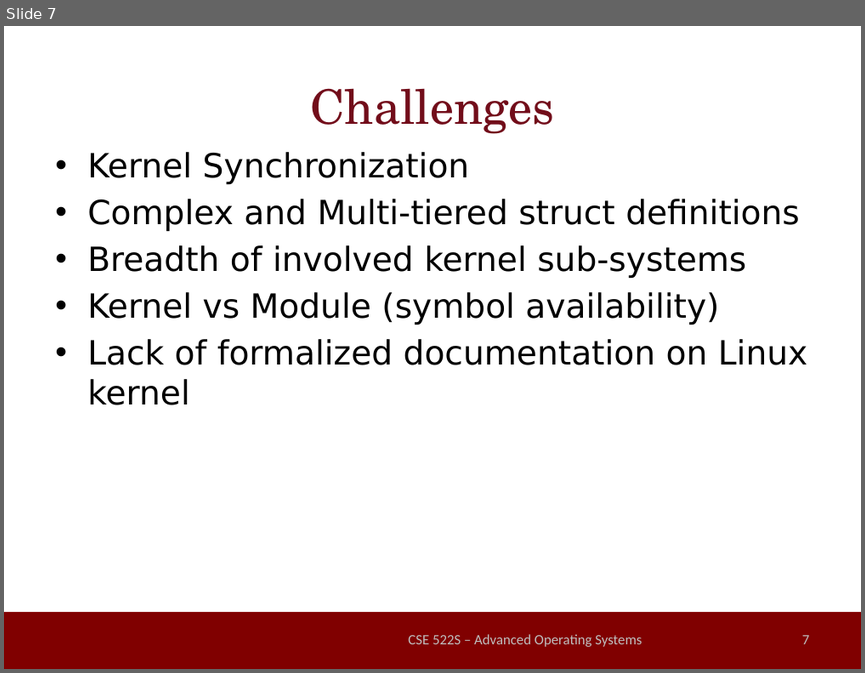
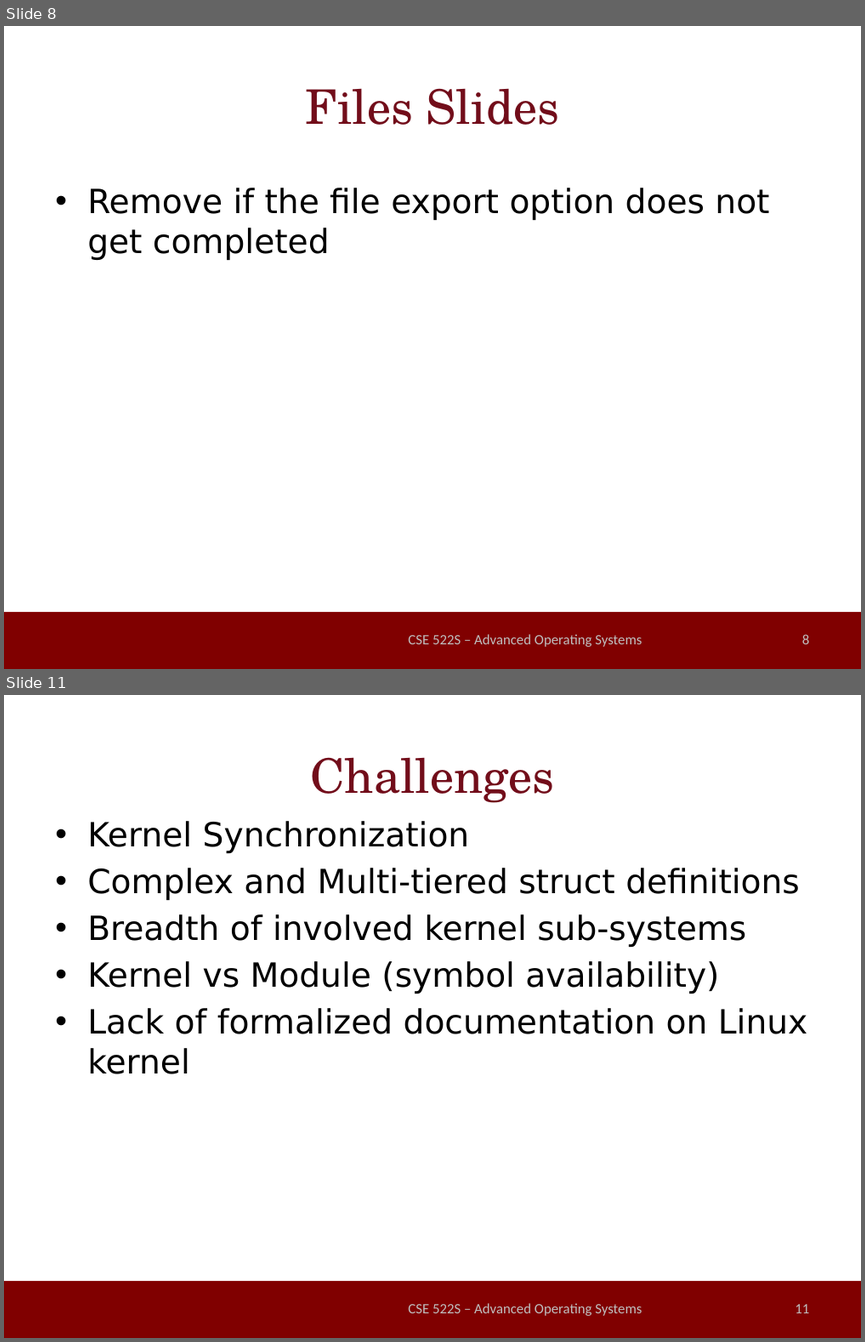
Before and after one commit to millerrt3/LinuxSuspendable, a slide deck: final_presentation.pptx. Shown one above the other, each under a label of ours: slide 7 before the commit, slides 8 and 11 after it; the slides between them are not shown. The pictures are 865x673 and 865x1342 pixels, drawn with LibreOffice and Linux fonts; fonts in the diff are those of the drawing; background and template pictures are left out. Boxes give left, top, right and bottom in pixels: in the first picture for what was removed or moved away, otherwise in the second. Text is boxed around its words. In the diff, an @@ line names an element or a change of style, - is before the commit and + after.

```diff
--- a/final_presentation.pptx
+++ b/final_presentation.pptx
@@ slide 8 added at [4,26,861,669], background #FFFFFF; not listed: 1 template element that a slide beside it also shows @@
@@ title added at [306,88,560,125], 40 pt, text #720D1A @@
+Files Slides
@@ text added at [87,188,769,260], 28 pt, text #000000 @@
+• Remove if the file export option does not get completed
@@ text added at [408,634,642,646], 12 pt, text #BFBFBF @@
+CSE 522S – Advanced Operating Systems
@@ page number added at [802,634,809,644], 12 pt, text #BFBFBF @@
+8
@@ what was slide 7 is now slide 11 @@
@@ page number at [794,1304,809,1313]: text changed @@
-7
+11
```
Also in this commit, not shown: 3 slides changed, 3 other slides added.
